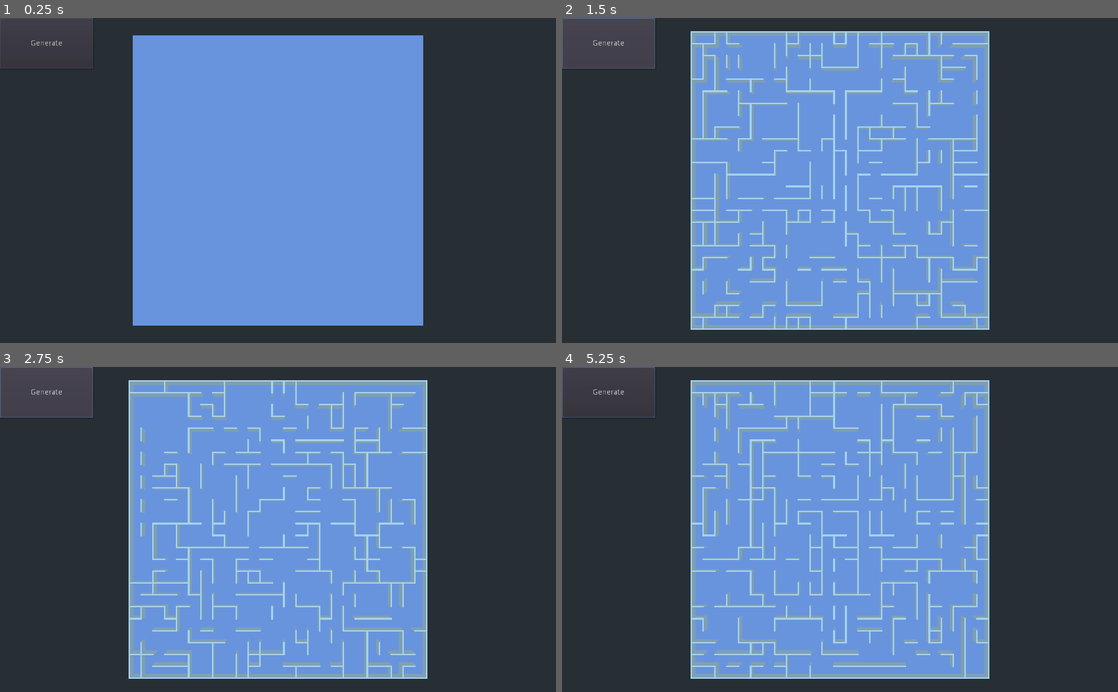
Above: before the commit, frames 1-4 (two rows, left to right).
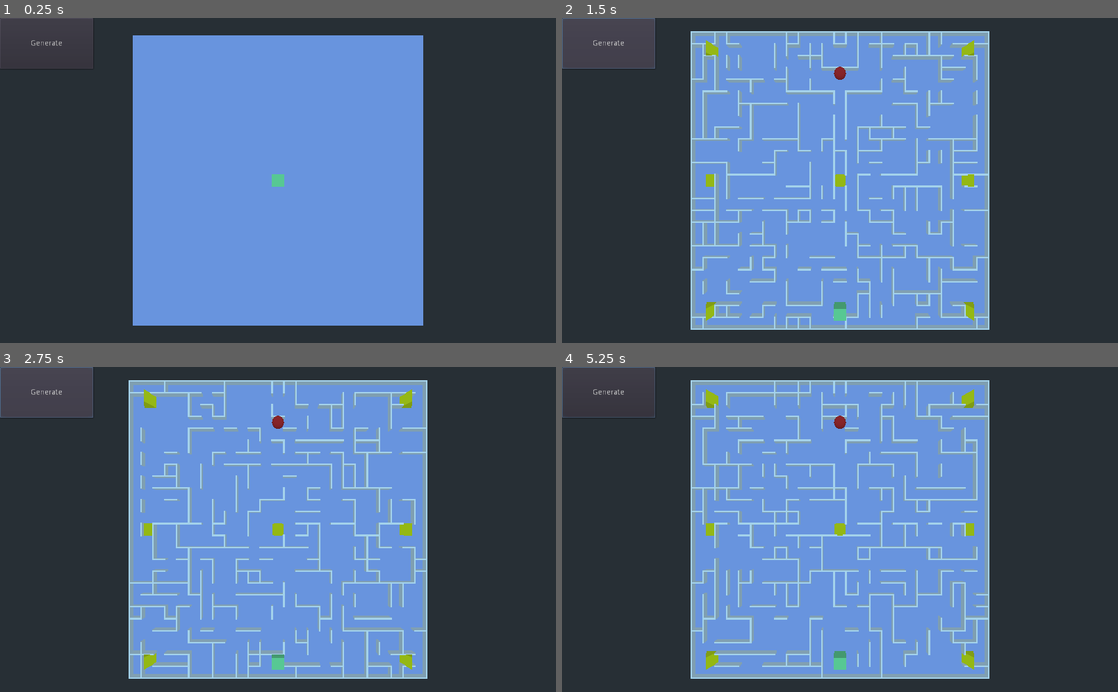
Above: after the commit, the same moments.

Repository: dudezord/03-rogue
Game: Godot game, scene res://levels/maze/Maze.tscn
Two runs of this game, one before a commit and one after it. Both use one fixed random seed, a clock stepped at 60 frames per second and the inputs below. This scene is started directly instead of the project's main scene.
Inputs (mouse positions are in pixels of both pictures, inside the frame that each line leads up to):
- Up to frame 1 (0.25 s): no input
- Up to frame 2 (1.5 s): click "Generate" at 0.5 s; click "Generate" at 1.25 s
- Up to frame 3 (2.75 s): click "Generate" at 2 s
- Up to frame 4 (5.25 s): tap Enter at 2.75, 4.25 s; move the mouse to (962, 513) at 2.77 s; tap Space at 3.5, 5 s; move the mouse to (728, 545) at 3.52 s; move the mouse to (895, 458) at 4.27 s; move the mouse to (812, 594) at 5.02 s

The runs differ from the first frame. In frame 1, less than 0.1% of the frame differs, in the area x 48-52%, y 48-52%; in frame 2, 0.7%; in frame 3, 0.7%; in frame 4, 11%, in the area x 23-77%, y 4-96%.

Commit message:
Add PlayerMaze, MobEndMaze and MobEnemyMaze prefabs

Diff:
--- a/levels/maze/Maze.gd
+++ b/levels/maze/Maze.gd
@@ -21,6 +21,24 @@
 
 var _dict = {}
 
+var _player_pos = [MAZE_COLUMNS / 2, MAZE_ROWS - 2]
+
+var _enemies = []
+var _enemies_pos = [
+	[1, 1],
+	[MAZE_COLUMNS - 2, 1],
+
+	[1, MAZE_ROWS / 2],
+	[MAZE_COLUMNS / 2, MAZE_ROWS / 2],
+	[MAZE_COLUMNS - 2, MAZE_ROWS / 2],
+
+	[1, MAZE_ROWS - 2],
+	[MAZE_COLUMNS - 2, MAZE_ROWS - 2]
+]
+
+var _end_pos = [MAZE_COLUMNS / 2, 3]
+
+
 func _ready():
 	$Plane.scale.x = MAZE_COLUMNS
 	$Plane.scale.z = MAZE_ROWS
@@ -49,26 +67,34 @@
 		if _is_navigation_valid():
 			break
 
+	var player_cell = _get_cell(_player_pos[0], _player_pos[1])
+	$PlayerMaze.translation = player_cell.translation
+
+	var end_cell = _get_cell(_end_pos[0], _end_pos[1])
+	$MobEndMaze.translation = end_cell.translation
+
+	for enemy in _enemies:
+		enemy.queue_free()
+	_enemies.clear()
+
+	for enemy_pos in _enemies_pos:
+		var enemy = preload("res://prefabs/mob_enemy/MobEnemyMaze.tscn").instance()
+
+		var enemy_cell = _get_cell(enemy_pos[0], enemy_pos[1])
+		enemy.translation = enemy_cell.translation
+		add_child(enemy)
+		_enemies.append(enemy)
+
 
 func _is_navigation_valid():
-	var player = [0, MAZE_HEIGHT / 2]
-	var end = [MAZE_WIDTH - 3, MAZE_HEIGHT / 2]
-
-	var player_index = _get_cell_index(player[0], player[1])
-	var end_index = _get_cell_index(end[0], end[1])
+	var player_index = _get_cell_index(_player_pos[0], _player_pos[1])
+	var end_index = _get_cell_index(_end_pos[0], _end_pos[1])
 
 	var end_path = _astar.get_id_path(player_index, end_index)
 	if end_path.size() == 0:
 		return false
 
-	var enemies = [
-		[1, 1],
-		[MAZE_COLUMNS - 2, 1],
-		[1, MAZE_ROWS - 2],
-		[MAZE_COLUMNS - 2, MAZE_COLUMNS - 2]
-	]
-
-	for enemy in enemies:
+	for enemy in _enemies_pos:
 		var enemy_index = _get_cell_index(enemy[0], enemy[1])
 		var enemy_path = _astar.get_id_path(player_index, enemy_index)
 		if enemy_path.size() == 0:
--- a/levels/maze/Maze.tscn
+++ b/levels/maze/Maze.tscn
@@ -1,6 +1,8 @@
-[gd_scene load_steps=4 format=2]
+[gd_scene load_steps=6 format=2]
 
 [ext_resource path="res://levels/maze/Maze.gd" type="Script" id=1]
+[ext_resource path="res://prefabs/player/PlayerMaze.tscn" type="PackedScene" id=2]
+[ext_resource path="res://prefabs/mob_end/MobEndMaze.tscn" type="PackedScene" id=3]
 
 [sub_resource type="PlaneMesh" id=1]
 
@@ -23,4 +25,8 @@
 margin_bottom = 94.0
 text = "Generate"
 
+[node name="PlayerMaze" parent="." instance=ExtResource( 2 )]
+
+[node name="MobEndMaze" parent="." instance=ExtResource( 3 )]
+
 [connection signal="pressed" from="ButtonGenerate" to="." method="_on_ButtonGenerate_pressed"]
--- /dev/null
+++ b/prefabs/mob_end/MobEndMaze.tscn
@@ -0,0 +1,13 @@
+[gd_scene load_steps=3 format=2]
+
+[sub_resource type="SphereMesh" id=1]
+
+[sub_resource type="SpatialMaterial" id=2]
+albedo_color = Color( 0.827451, 0.152941, 0.152941, 1 )
+
+[node name="MobEndMaze" type="Spatial"]
+
+[node name="MeshInstance" type="MeshInstance" parent="."]
+transform = Transform( 1, 0, 0, 0, 1, 0, 0, 0, 1, 0, 1, 0 )
+mesh = SubResource( 1 )
+material/0 = SubResource( 2 )
--- /dev/null
+++ b/prefabs/mob_enemy/MobEnemyMaze.tscn
@@ -0,0 +1,13 @@
+[gd_scene load_steps=3 format=2]
+
+[sub_resource type="PrismMesh" id=1]
+
+[sub_resource type="SpatialMaterial" id=2]
+albedo_color = Color( 1, 0.984314, 0, 1 )
+
+[node name="MobEnemyMaze" type="Spatial"]
+
+[node name="MeshInstance" type="MeshInstance" parent="."]
+transform = Transform( 1, 0, 0, 0, 1, 0, 0, 0, 1, 0, 1, 0 )
+mesh = SubResource( 1 )
+material/0 = SubResource( 2 )
--- /dev/null
+++ b/prefabs/player/PlayerMaze.tscn
@@ -0,0 +1,13 @@
+[gd_scene load_steps=3 format=2]
+
+[sub_resource type="CubeMesh" id=1]
+
+[sub_resource type="SpatialMaterial" id=2]
+albedo_color = Color( 0.537255, 0.956863, 0.623529, 1 )
+
+[node name="PlayerMaze" type="Spatial"]
+
+[node name="MeshInstance" type="MeshInstance" parent="."]
+transform = Transform( 1, 0, 0, 0, 1, 0, 0, 0, 1, 0, 1, 0 )
+mesh = SubResource( 1 )
+material/0 = SubResource( 2 )
